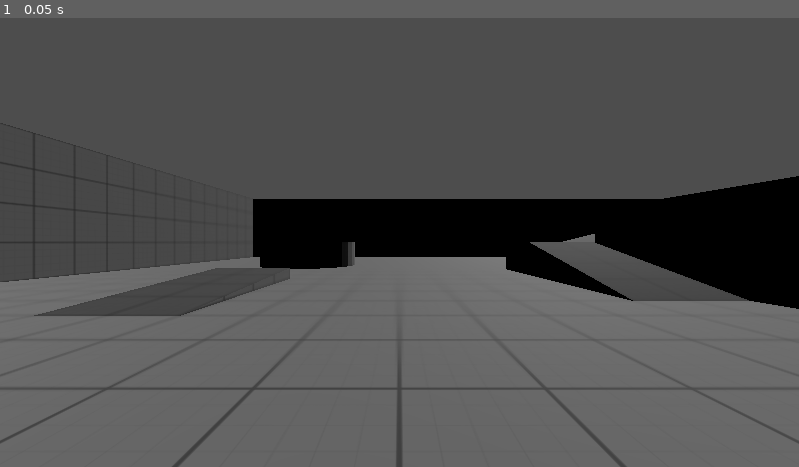
Above: before the commit, frame 1.
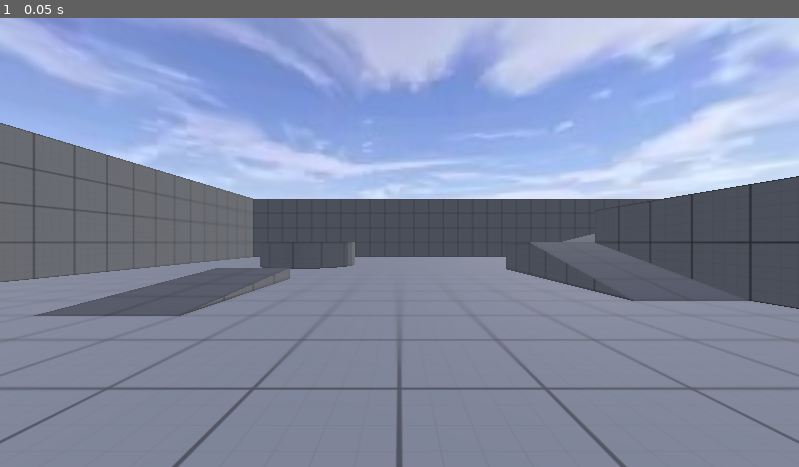
Above: after the commit, the same moment.

Repository: DamienFremont/godot4-3dgame-starter
Game: Godot game, scene res://unrealthirdperson.tscn
Same seed, same stepped clock (60 frames per second), same inputs: the game is played once before the commit and once after it.
Inputs:
- Up to frame 1 (0.05 s): no input

The runs differ from the first frame. In frame 1, 100% of the frame differs, in the area x 0-100%, y 0-100%.

Commit message:
feat: 🎸 skybox

Diff:
--- a/standalone/desktop_win64/project.godot
+++ b/standalone/desktop_win64/project.godot
@@ -14,3 +14,7 @@
 run/main_scene="res://unrealthirdperson.tscn"
 config/features=PackedStringArray("4.2", "Forward Plus")
 config/icon="res://icon.svg"
+
+[display]
+
+window/vsync/vsync_mode=0
--- a/standalone/desktop_win64/unrealthirdperson.tscn
+++ b/standalone/desktop_win64/unrealthirdperson.tscn
@@ -1,12 +1,26 @@
-[gd_scene load_steps=6 format=3 uid="uid://djluuvy3rr75r"]
+[gd_scene load_steps=10 format=3 uid="uid://djluuvy3rr75r"]
 
 [ext_resource type="ArrayMesh" uid="uid://bh4ysa1ytgsbd" path="res://assets/models/SM_Cube.obj" id="1_b6tcw"]
+[ext_resource type="Texture2D" uid="uid://nq2jvo155vxh" path="res://assets/images/skybox-panorama.jpg" id="1_eakgw"]
 [ext_resource type="ArrayMesh" uid="uid://wbrhe4sat610" path="res://assets/models/SM_QuarterCylinder.obj" id="2_e6wsv"]
 [ext_resource type="ArrayMesh" uid="uid://hn7grxn7y7rr" path="res://assets/models/SM_Ramp.obj" id="3_pguqf"]
 [ext_resource type="Material" uid="uid://cchdjprgwwgv" path="res://materials/MI_Grid_Gray.tres" id="5_c3sub"]
 [ext_resource type="Material" uid="uid://c1oardomoukyr" path="res://materials/MI_Grid_TopDark.tres" id="5_jpgsx"]
 
+[sub_resource type="PanoramaSkyMaterial" id="PanoramaSkyMaterial_ynso4"]
+panorama = ExtResource("1_eakgw")
+
+[sub_resource type="Sky" id="Sky_1yna8"]
+sky_material = SubResource("PanoramaSkyMaterial_ynso4")
+
+[sub_resource type="Environment" id="Environment_u6hcj"]
+background_mode = 2
+sky = SubResource("Sky_1yna8")
+
 [node name="Node3D" type="Node3D"]
+
+[node name="WorldEnvironment" type="WorldEnvironment" parent="."]
+environment = SubResource("Environment_u6hcj")
 
 [node name="Block01" type="Node" parent="."]
 
@@ -88,7 +102,7 @@
 [node name="Lighting" type="Node" parent="."]
 
 [node name="DirectionalLight3D" type="DirectionalLight3D" parent="Lighting"]
-transform = Transform3D(0.388236, -0.482937, 0.784886, 0.23457, 0.875426, 0.422618, -0.891207, 0.0200349, 0.453154, 0, 9, 0)
+transform = Transform3D(0.388236, -0.482937, 0.784885, 0.23457, 0.875426, 0.422619, -0.891207, 0.0200348, 0.453154, 0, 9, 39)
 
 [node name="Playground" type="Node" parent="."]
 
Binary file added: standalone/desktop_win64/assets/images/skybox-panorama.jpg
Not shown, added: standalone/desktop_win64/assets/images/skybox-panorama.jpg.import
